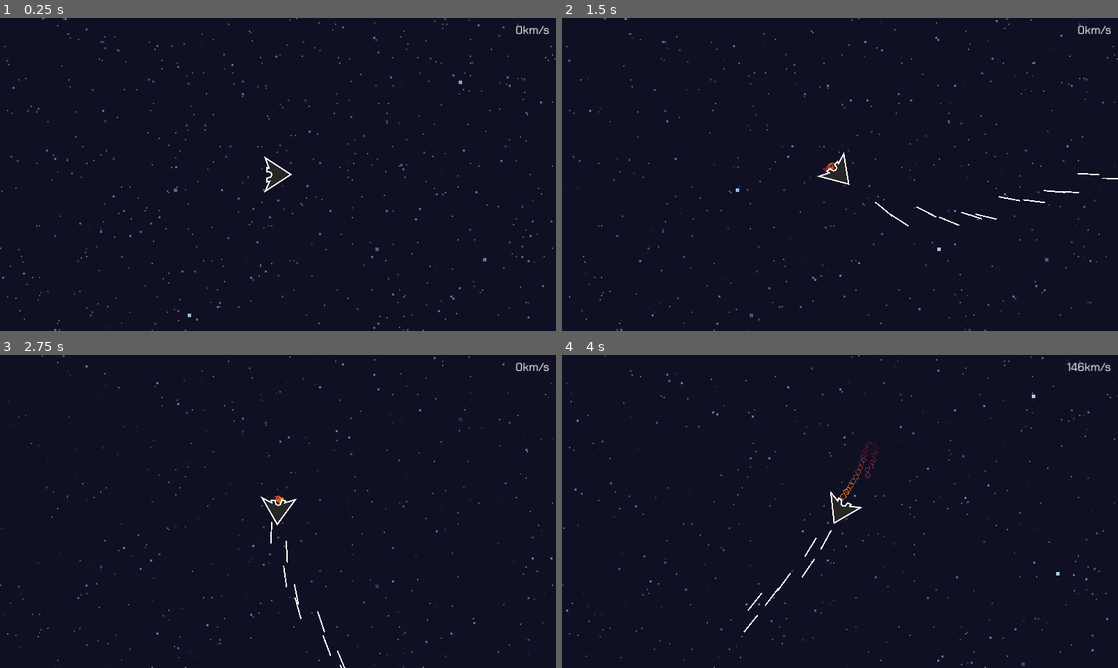
Above: before the commit, frames 1-4 (two rows, left to right).
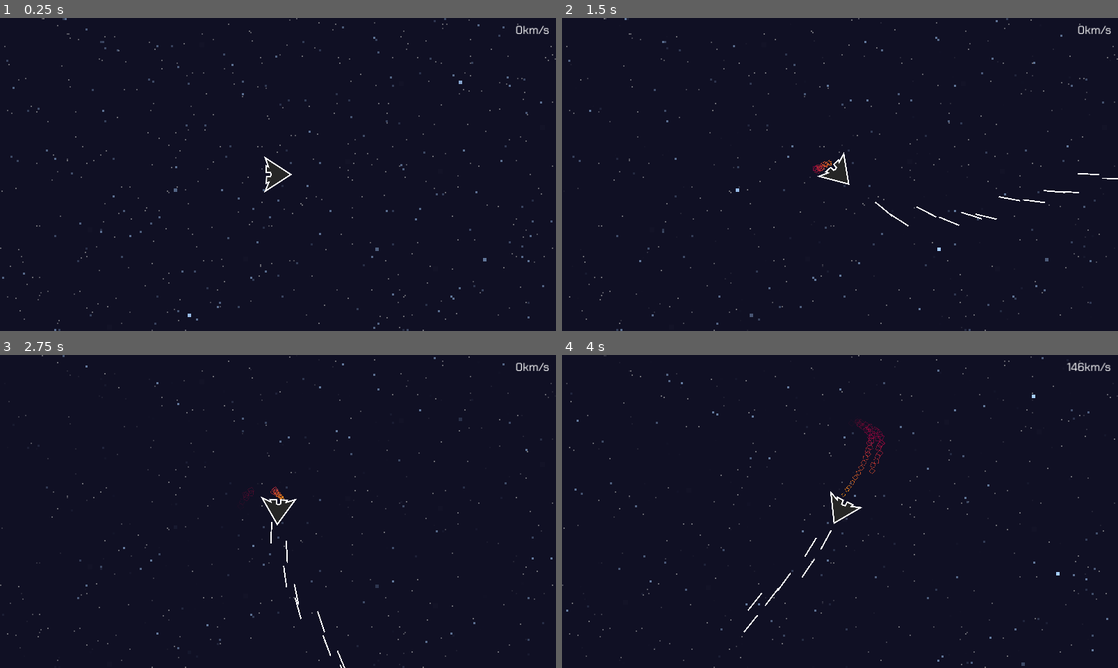
Above: after the commit, the same moments.

Repository: JoeZlonicky/asteroid-miner-prototype
Game: Godot game, scene res://game/game.tscn
The game is run twice, just before and just after one commit, with the same random seed, the same clock (stepped at 60 frames per second) and the same inputs.
Inputs:
- Up to frame 1 (0.25 s): no input
- Up to frame 2 (1.5 s): tap Enter at 0.5 s; hold D (turn_right) 0.53-1.28 s; hold Space (shoot) 0.53-1.28 s; hold S (slow_down) from 1.28 s (still down); tap Space (shoot) at 1.35 s
- Up to frame 3 (2.75 s): release S (slow_down) at 2.03 s; hold D (turn_right) from 2.03 s (still down); hold Space (shoot) from 2.03 s (still down)
- Up to frame 4 (4 s): release D (turn_right) at 2.78 s; release Space (shoot) at 2.78 s; hold W (move_forward) 2.78-3.53 s; tap Space (shoot) at 2.85 s; hold A (turn_left) from 3.53 s (still down); hold Space (shoot) from 3.53 s (still down)

The runs differ from the first frame. In frame 1, less than 0.1% of the frame differs, in the area x 47-49%, y 45-55%; in frame 2, less than 0.1%; in frame 3, 0.1%; in frame 4, 0.3%, in the area x 48-59%, y 20-49%.

Commit message:
Tweaked thruster trail

Diff:
--- a/assets/images/player_ship.svg
+++ b/assets/images/player_ship.svg
@@ -27,8 +27,8 @@
      inkscape:deskcolor="#353535"
      inkscape:document-units="mm"
      inkscape:zoom="1.0343421"
-     inkscape:cx="61.875081"
-     inkscape:cy="35.288132"
+     inkscape:cx="61.87508"
+     inkscape:cy="35.288131"
      inkscape:window-width="1920"
      inkscape:window-height="1017"
      inkscape:window-x="1912"
@@ -46,7 +46,7 @@
      transform="translate(-66.173667,-122.38729)">
     <path
        style="fill:#262626;fill-opacity:1;stroke:#ffffff;stroke-width:3;stroke-dasharray:none;stroke-opacity:1"
-       d="m 70,181.47841 36.48976,-56.33208 36.48976,56.33208 -21.65024,-9.56739 1.34114,5.4509 -8.07728,0.2416 -2.81193,-8.43542 -5.29145,-2.3013 -4.90753,2.72069 -1.46425,8.45437 -8.461433,-0.0451 1.100074,-4.68808 z"
+       d="m 70,181.47841 36.48976,-56.33208 36.48976,56.33208 -19.60385,-7.7768 2.10854,5.1951 -14.21646,-0.27 -0.76539,-8.69122 -4.01246,-1.27811 -4.39593,1.4417 -0.4411,8.96597 -14.089001,0.46649 2.123268,-4.94388 z"
        id="path1"
        sodipodi:nodetypes="ccccccccccccc" />
   </g>
--- a/player/equipment/thrusters/thrusters.tscn
+++ b/player/equipment/thrusters/thrusters.tscn
@@ -8,7 +8,7 @@
 script = ExtResource("2_ni7yn")
 
 [node name="Trail" parent="." index="0" instance=ExtResource("3_5hlhw")]
-position = Vector2(-14, -9)
+position = Vector2(-16, -11)
 
 [node name="Trail2" parent="." index="1" instance=ExtResource("3_5hlhw")]
-position = Vector2(-14, 10)
+position = Vector2(-16, 11)
--- a/player/equipment/thrusters/trail.tscn
+++ b/player/equipment/thrusters/trail.tscn
@@ -4,13 +4,13 @@
 
 [sub_resource type="Gradient" id="Gradient_vcqdl"]
 offsets = PackedFloat32Array(0, 0.478395, 1)
-colors = PackedColorArray(1, 0.636866, 0.0738726, 1, 0.792177, 0, 0.290383, 0.506173, 0.952941, 0, 0.243137, 0.372549)
+colors = PackedColorArray(1, 0.636866, 0.0738726, 1, 0.792177, 0, 0.290383, 0.506173, 0.952941, 0, 0.243137, 0)
 
 [sub_resource type="GradientTexture1D" id="GradientTexture1D_w5tbn"]
 gradient = SubResource("Gradient_vcqdl")
 
 [sub_resource type="Curve" id="Curve_i5obm"]
-_data = [Vector2(0, 1), 0.0, 0.0, 0, 0, Vector2(1, 0), 0.0, 0.0, 0, 0]
+_data = [Vector2(0, 0.536842), 6.54141, 1.91633, 0, 0, Vector2(1, 0.957895), -0.0821283, 0.0, 0, 0]
 point_count = 2
 
 [sub_resource type="CurveTexture" id="CurveTexture_n4722"]
@@ -19,9 +19,10 @@
 [sub_resource type="ParticleProcessMaterial" id="ParticleProcessMaterial_47pxo"]
 particle_flag_disable_z = true
 direction = Vector3(-1, 0, 0)
+spread = 10.0
 gravity = Vector3(0, 0, 0)
-initial_velocity_min = 10.0
-initial_velocity_max = 10.0
+initial_velocity_min = 30.0
+initial_velocity_max = 30.0
 orbit_velocity_min = 0.0
 orbit_velocity_max = 0.0
 angle_max = 720.0
